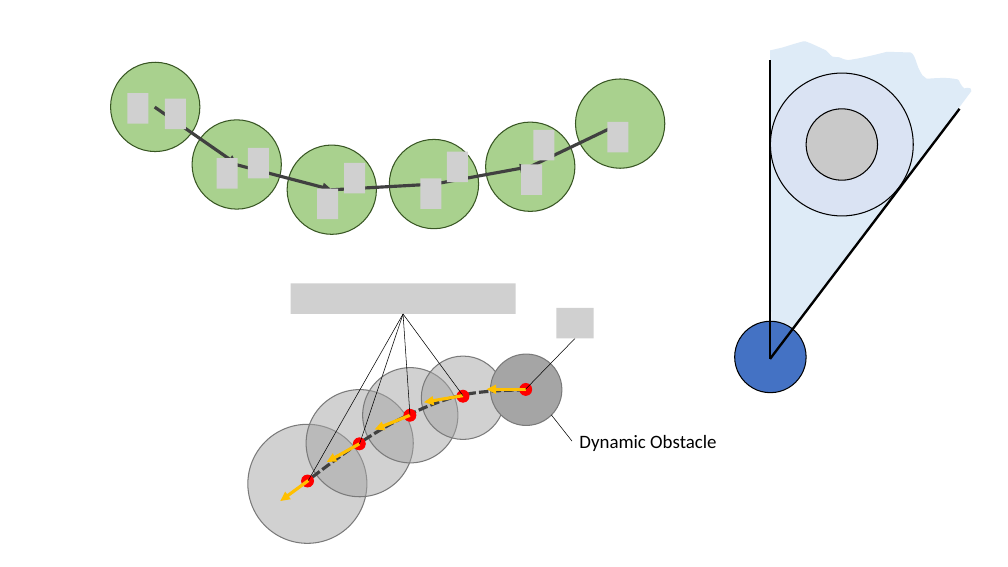
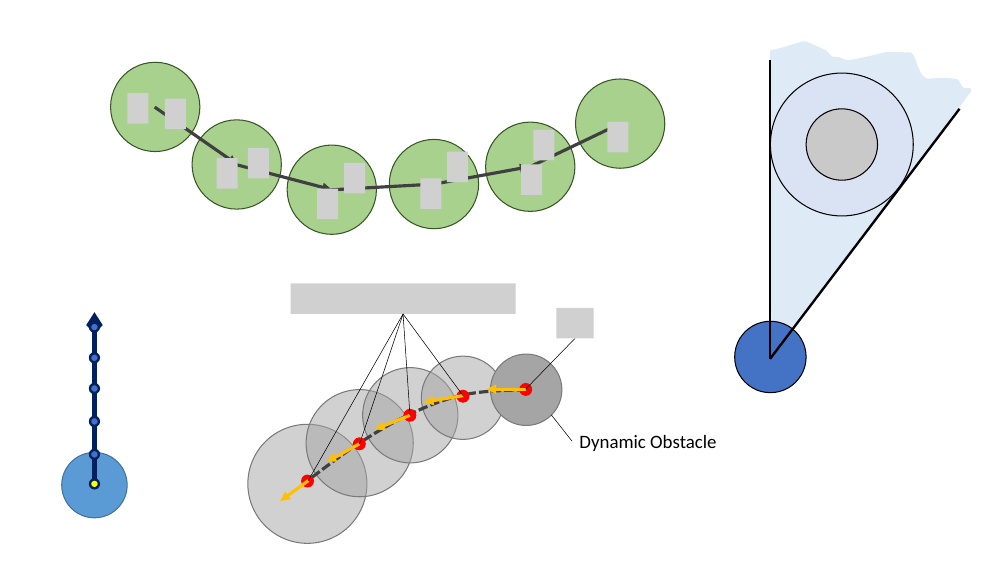
Before and after one commit to Yi-An-Wang/institute_information, a slide deck: slide 32 of path_planing/VO_code_try/robot_properties3.pptx. Drawn at 1008x567 pixels with LibreOffice and Linux fonts; fonts in the diff are those of the drawing; grey boxes stand for pictures. Boxes give left, top, right and bottom in pixels: in the first picture for what was removed or moved away, otherwise in the second. Text is boxed around its words. In the diff, an @@ line names an element or a change of style, - is before the commit and + after.

```diff
--- a/path_planing/VO_code_try/robot_properties3.pptx
+++ b/path_planing/VO_code_try/robot_properties3.pptx
@@ group added at (x1=62, y1=312, x2=128, y2=518): 7 ellipses, 1 arrow @@
```
Also in this commit, not shown: 1 other file.
